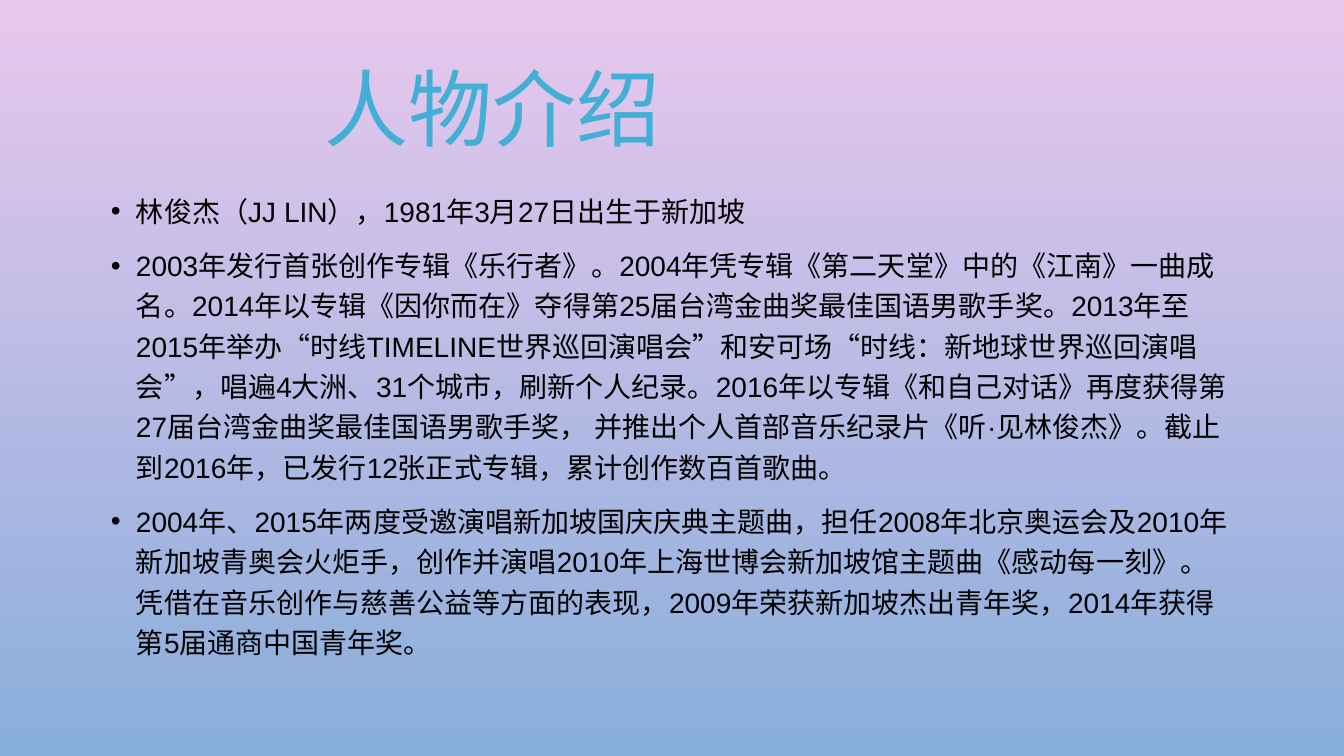
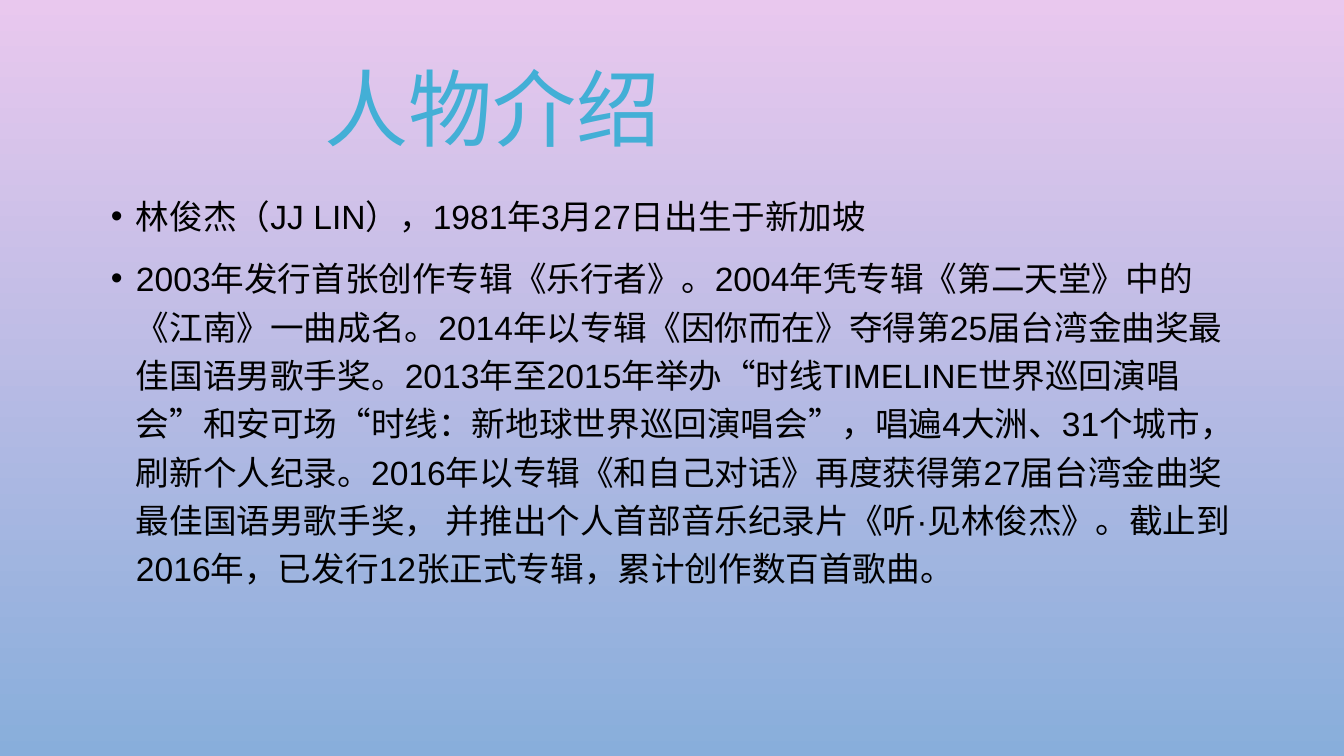
Before and after one commit to zjyechang/myProject, a slide deck: slide 2 of ppt/yechang.pptx. Drawn at 1344x756 pixels with LibreOffice and Linux fonts; fonts in the diff are those of the drawing; background and template pictures are left out. Boxes give left, top, right and bottom in pixels: in the first picture for what was removed or moved away, otherwise in the second. Text is boxed around its words. In the diff, an @@ line names an element or a change of style, - is before the commit and + after.

```diff
--- a/ppt/yechang.pptx
+++ b/ppt/yechang.pptx
@@ text "林俊杰（JJ LIN），1981年3月27日出生于新加坡" at (x1=136, y1=200, x2=1234, y2=585): size 20 to 24 pt @@
@@ text at (x1=136, y1=510, x2=1227, y2=656): paragraph removed @@
-• 2004年、2015年两度受邀演唱新加坡国庆庆典主题曲，担任2008年北京奥运会及2010年新加坡青奥会火炬手，创作并演唱2010年上海世博会新加坡馆主题曲《感动每一刻》。凭借在音乐创作与慈善公益等方面的表现，2009年荣获新加坡杰出青年奖，2014年获得第5届通商中国青年奖。
```
Also in this commit, not shown: 2 other slides changed, 21 other files.
